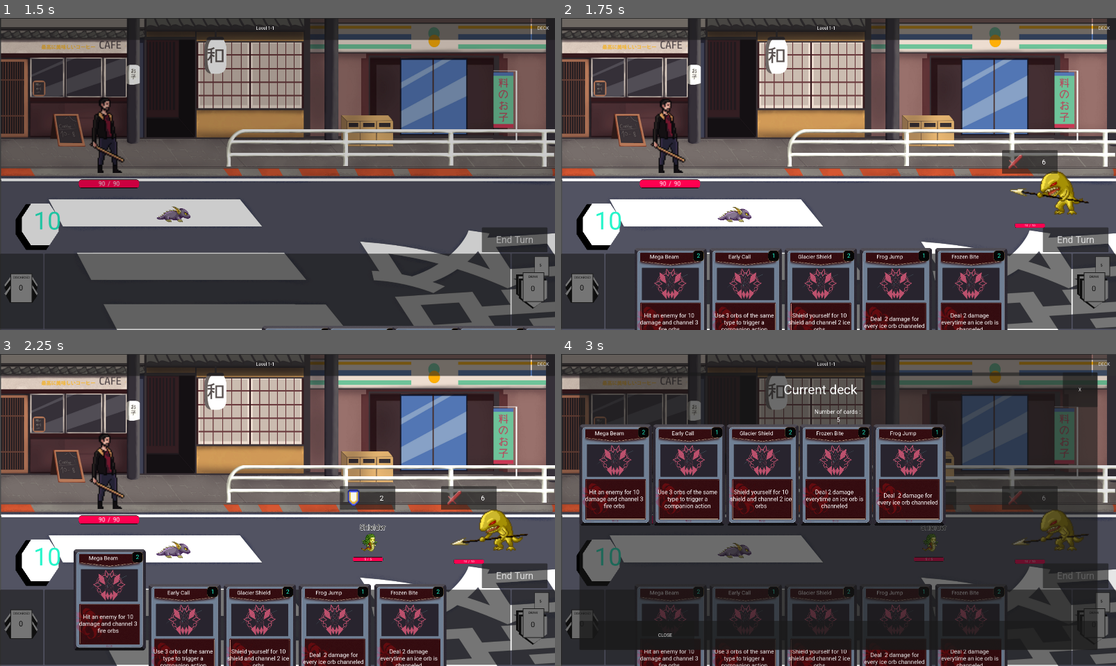
Above: before the commit, frames 1-4 (two rows, left to right).
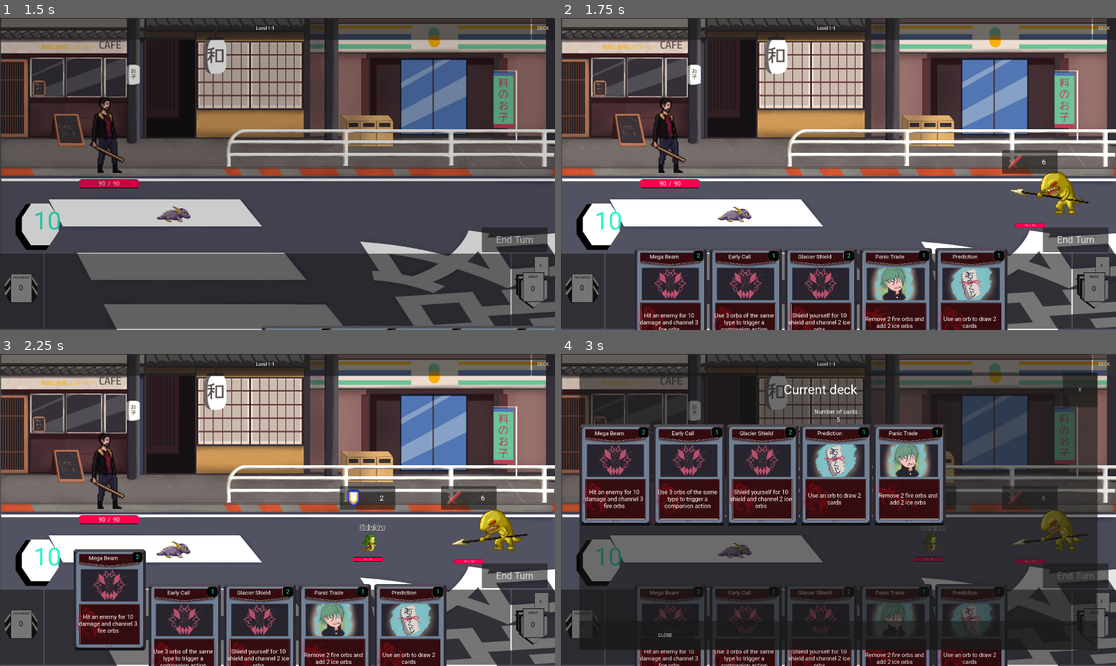
Above: after the commit, the same moments.

Repository: Leosten/card-game
Game: Godot game, scene res://main.tscn
Same seed, same stepped clock (60 frames per second), same inputs: the game is played once before the commit and once after it.
Inputs (mouse positions are in pixels of both pictures, inside the frame that each line leads up to):
- Up to frame 1 (1.5 s): click "Start" at 0.5 s; click "End Turn" at 1.25 s
- Up to frame 2 (1.75 s): no input
- Up to frame 3 (2.25 s): click (111, 634) at 2.02 s
- Up to frame 4 (3 s): click "DECK" at 2.75 s

Frame 1 is identical in both runs. In frame 2, 2.3% of the frame differs, in the area x 54-80%, y 75-100%; in frame 3, 2.3%; in frame 4, 3.6%, in the area x 44-80%, y 24-100%.

Commit message:
add card portraits to load

Diff:
--- a/Manager/card_manager.gd
+++ b/Manager/card_manager.gd
@@ -24,6 +24,7 @@
 var _cards_by_name: Dictionary = {}
 
 const BASE_CARDS_DIR = "res://Resources/Cards/"
+const PORTRAITS_FOLDER_DIR = "res://Art/UI/cards/portraits/"
 
 func _init() -> void:
 	_load_all_cards_recursive(BASE_CARDS_DIR)
@@ -55,7 +56,15 @@
 					folder_name = "neutral"
 				folder_name = folder_name.to_lower()
 
+
+
 				var card_id = file_name.get_basename().to_lower()
+				var portrait_path = PORTRAITS_FOLDER_DIR + card_id + ".png"
+				# add portraits texture2D
+				if FileAccess.file_exists(portrait_path):
+					card_res.artwork = load(portrait_path)
+				else:
+					card_res.artwork = load(PORTRAITS_FOLDER_DIR + "logo.png")
 
 				# Add to class pool
 				if not _cards_by_deck.has(folder_name):
--- a/Manager/character_manager.gd
+++ b/Manager/character_manager.gd
@@ -35,7 +35,7 @@
 			print("Character number 0 starting deck")
 			#return ["beam","beam","beam","beam", "defend","defend","defend", "defend","wind_chill","wind_chill","lightning","lightning"]
 			#return ["beam",  "defend", "wind_chill", "lightning", "heal", "fire_beam", "early_call", "prediction", "protect_me", "careful_hit"]
-			return ["mega_beam", "early_call", "glacier_shield", "frozen_bite", "frog_jump"]
+			return ["mega_beam", "early_call", "glacier_shield", "prediction", "panic_trade"]
 			#return ["fire_beam", "early_call", "wind_chill", "protect_me", "careful_hit","lightning"]
 func _get_starting_stats(char_id):
 	match char_id:
--- a/View/Cards/Card.tscn
+++ b/View/Cards/Card.tscn
@@ -4,7 +4,7 @@
 [ext_resource type="Texture2D" uid="uid://k4pf0k6diech" path="res://Art/UI/cards/card_black_kitsune.png" id="2_7dhu0"]
 [ext_resource type="Shader" uid="uid://c7xbcb6mlfs2i" path="res://View/Cards/card_mask.gdshader" id="3_gc6ko"]
 [ext_resource type="Texture2D" uid="uid://b7lxfolb7mvtj" path="res://Art/UI/cards/portraits/portrait_shader.png" id="4_0wlfl"]
-[ext_resource type="Texture2D" uid="uid://fc1wjugrinon" path="res://Art/UI/cards/portraits/beam.png" id="5_0wlfl"]
+[ext_resource type="Texture2D" uid="uid://fc1wjugrinon" path="res://Art/UI/cards/portraits/logo.png" id="5_0wlfl"]
 
 [sub_resource type="Gradient" id="Gradient_a45vp"]
 
--- a/View/Cards/card.gd
+++ b/View/Cards/card.gd
@@ -42,6 +42,7 @@
 	card_data = card_d
 	var bg_texture = GameManager.card_manager.get_card_background(card_d.type)
 	$Background.texture = bg_texture
+	%Portrait.texture = card_d.artwork
 
 func update():
 	hand_position = card_data.hand_position
Renamed: Art/UI/cards/portraits/beam.png -> Art/UI/cards/portraits/logo.png
Not shown, changed: Art/UI/cards/portraits/logo.png.import
